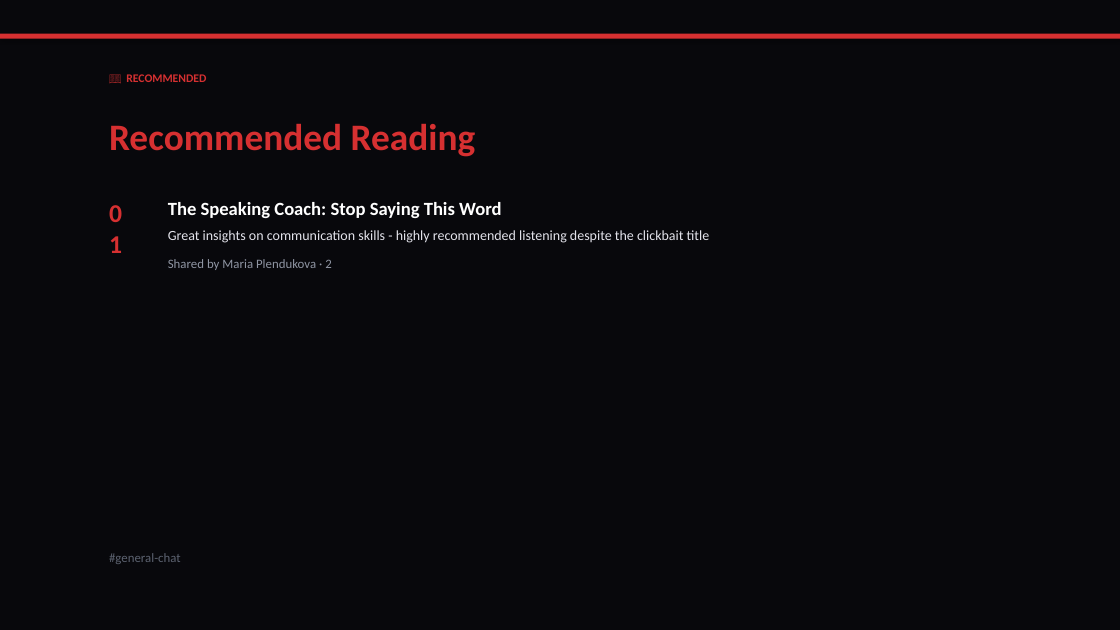
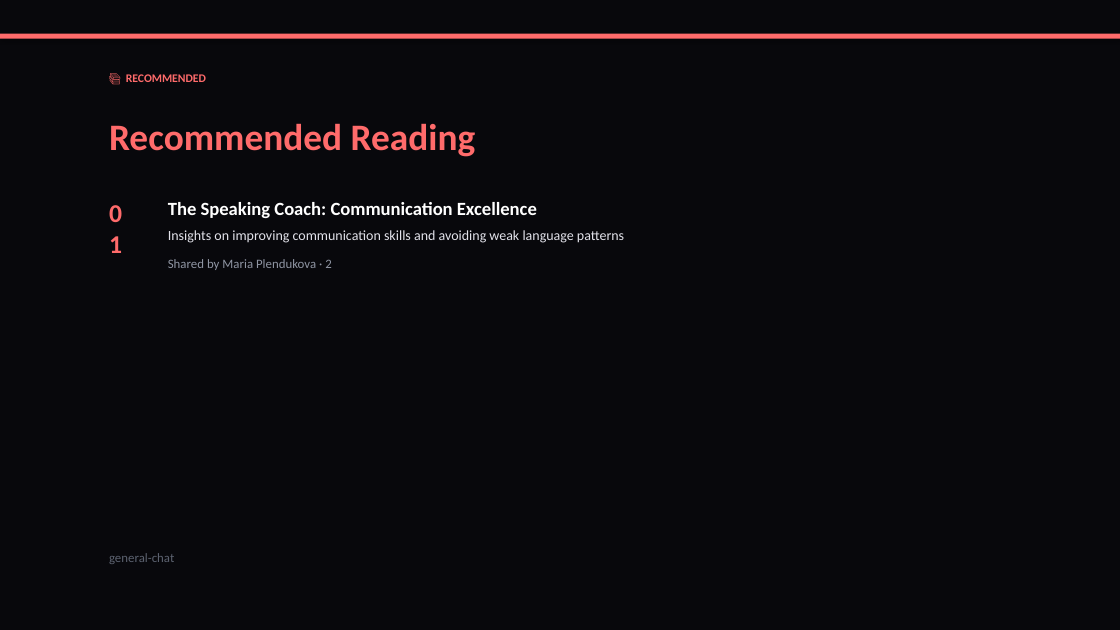
Before and after one commit to liliyagarifullina-maker/appodeal-pulse, a slide deck: slide 18 of data/archive/pulse_2026-03-12.pptx (slide 16 before the commit). Drawn at 1120x630 pixels with LibreOffice and Linux fonts; fonts in the diff are those of the drawing. Boxes give left, top, right and bottom in pixels: in the first picture for what was removed or moved away, otherwise in the second. Text is boxed around its words. In the diff, an @@ line names an element or a change of style, - is before the commit and + after.

```diff
--- a/data/archive/pulse_2026-03-12.pptx
+++ b/data/archive/pulse_2026-03-12.pptx
@@ rectangle at [0,34,1120,39]: fill #D63031 to #FF6B6B @@
@@ text at [126,74,206,82]: text changed; text colour #D63031 to #FF6B6B @@
-📖 RECOMMENDED
+📚 RECOMMENDED
@@ text "Recommended Reading" at [109,123,476,157]: text colour #D63031 to #FF6B6B @@
@@ text "01" at [101,193,143,227]: text colour #D63031 to #FF6B6B @@
@@ text at [168,202,537,218]: text changed @@
-The Speaking Coach: Stop Saying This Word
+The Speaking Coach: Communication Excellence
@@ text at [168,230,624,243]: text changed @@
-Great insights on communication skills - highly recommended listening despite the clickbait title
+Insights on improving communication skills and avoiding weak language patterns
@@ text at [109,553,174,564]: text changed @@
-#general-chat
+general-chat
```
Also in this commit, not shown: 14 other slides changed, 4 slides added, 2 slides removed, 2 other files.
